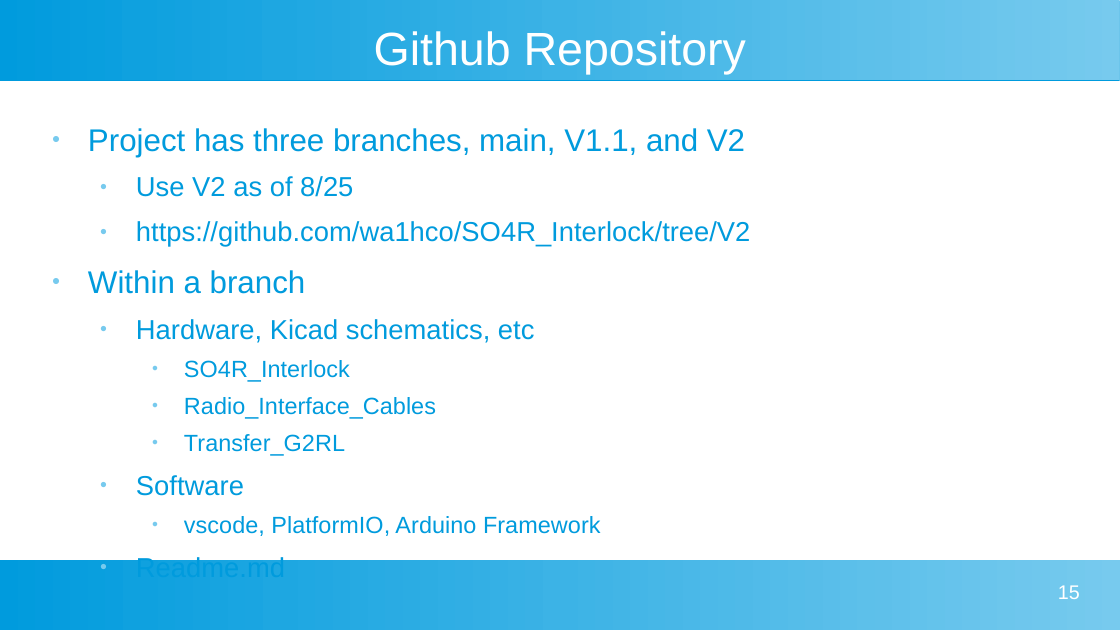
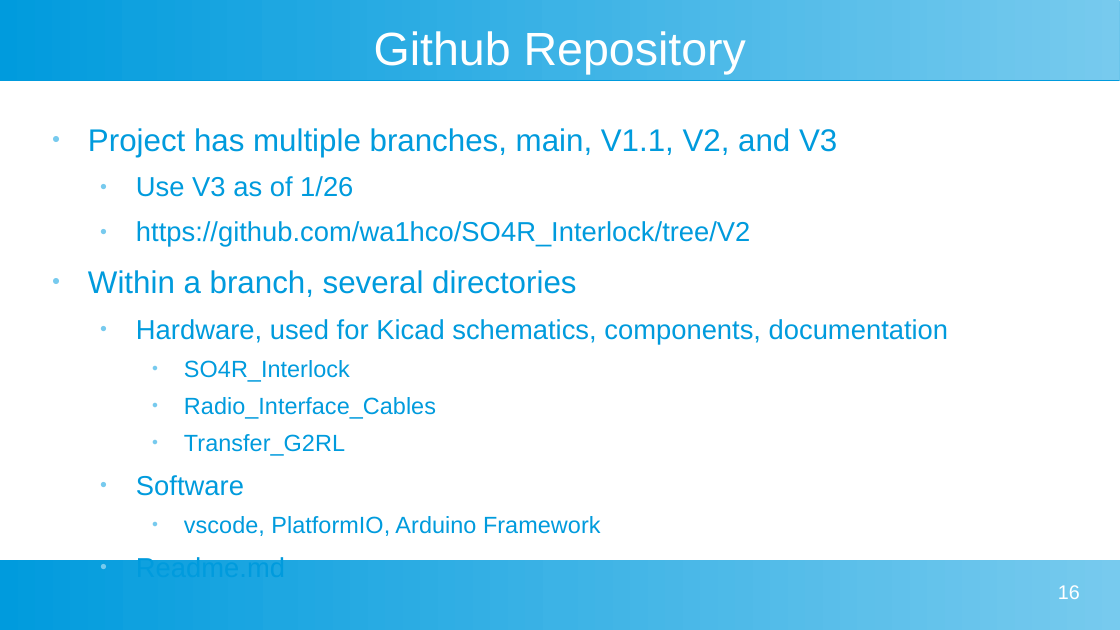
Before and after one commit to wa1hco/SO4R_Interlock, a slide deck: slide 16 of SO4R_Interlock.odp (slide 15 before the commit). Drawn at 1120x630 pixels with LibreOffice and Linux fonts; fonts in the diff are those of the drawing. Boxes give left, top, right and bottom in pixels: in the first picture for what was removed or moved away, otherwise in the second. Text is boxed around its words. In the diff, an @@ line names an element or a change of style, - is before the commit and + after.

Commit message:
minor tweaks to schematic for appearance Added some datasheets Deleted some unused kicad designs directory trees

```diff
--- a/SO4R_Interlock.odp
+++ b/SO4R_Interlock.odp
@@ text at <box>88,128,837,197</box>: text changed @@
-● Project has three branches, main, V1.1, and V2
-  ● Use V2 as of 8/25
+● Project has multiple branches, main, V1.1, V2, and V3
+  ● Use V3 as of 1/26
@@ text at <box>88,270,949,344</box>: text changed @@
-● Within a branch
-  ● Hardware, Kicad schematics, etc
+● Within a branch, several directories
+  ● Hardware, used for Kicad schematics, components, documentation
@@ page number at <box>1058,585,1080,599</box>: text changed @@
-15
+16
```
Also in this commit, not shown: 6 other slides changed, 2 slides added, 1 slide removed, 19 other files.
